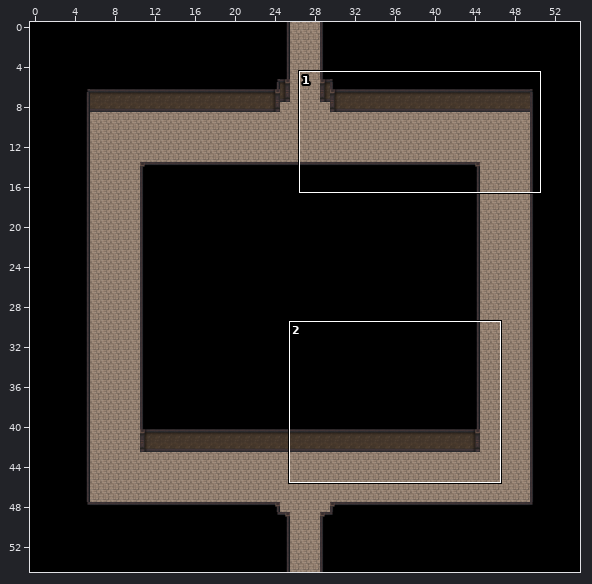
Level history. Tiled map (JSON): public/map/underpass8.json. The first picture is a wide view before the edit; the outline marks the close-up.
Close-up. Before:
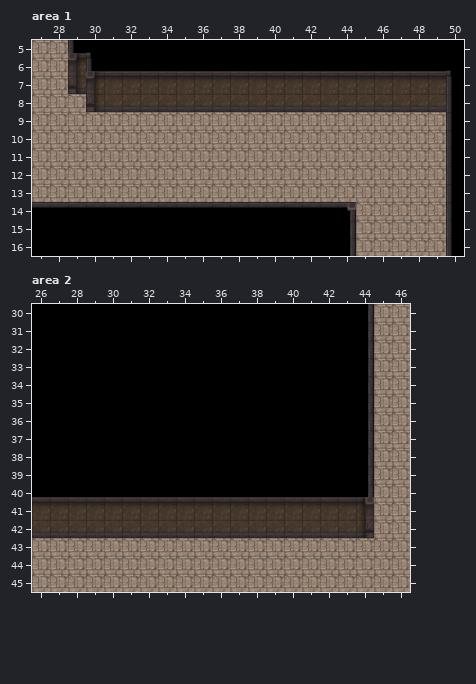
Cells are 32x32 px. Shown: area 1 x 27..50, y 5..16; area 2 x 26..46, y 30..45. The commit also changed other parts of the map, which this record leaves out.
After:
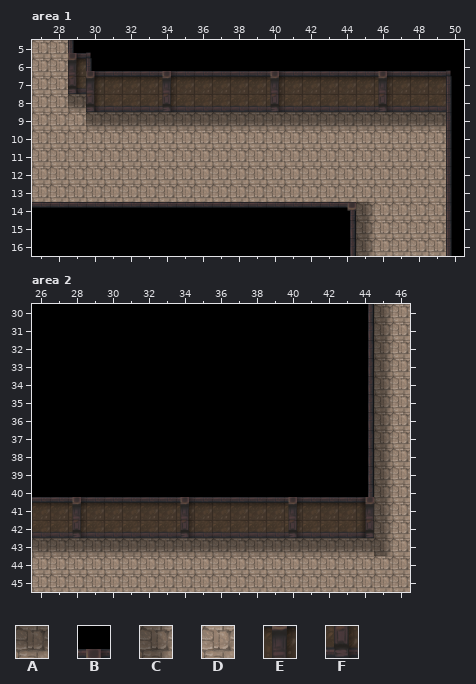
Key: from "underpass": A 26, B 32, C 35, D 36, E 42, F 52.
_ is an empty cell.
Tiles of an added or newly shown layer are drawn over the layers below it.
Changes in this commit:
Layer "layer1", area 1:
Tile A replaces tile D in row 8 at x 29; in row 9 at x 30 to 49.
Tile C replaces tile D in rows 14 to 16 at x 45.
Layer "layer4" (added), area 1:
Tile B is added in row 6 at x 34, 40 and 46.
Tile E is added in row 7 at x 34, 40 and 46.
Tile F is added in row 8 at x 34, 40 and 46.
Layer "layer1", area 2:
Tile A replaces tile D in row 43 at x 26 to 44.
Tile C replaces tile D in rows 30 to 43 at x 45.
Layer "layer4" (added), area 2:
Tile B is added in row 40 at x 28, 34 and 40.
Tile E is added in row 41 at x 28, 34 and 40.
Tile F is added in row 42 at x 28, 34 and 40.
Boxes around the changes in both close-ups, in picture pixels (x1, y1, x2, y2):
changed: (68, 71, 446, 130)
changed: (356, 202, 374, 256)
changed: (32, 304, 392, 556)
